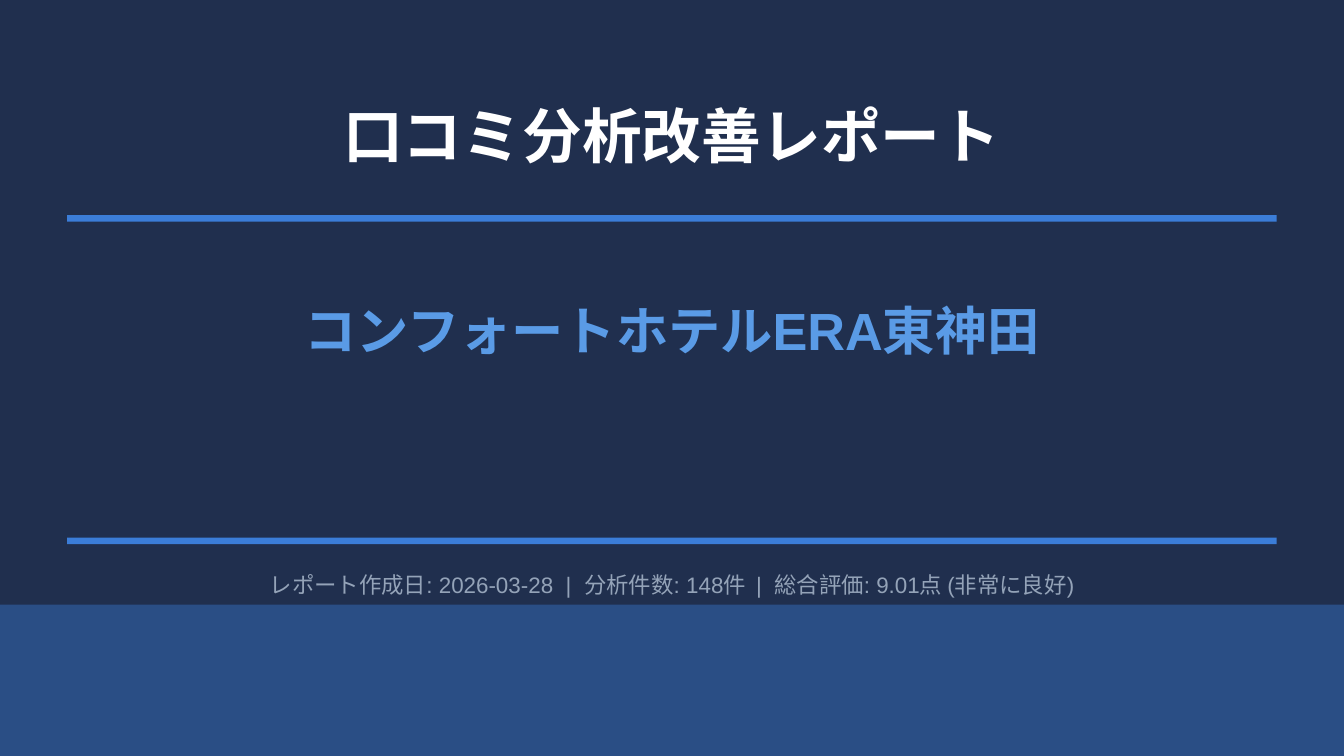
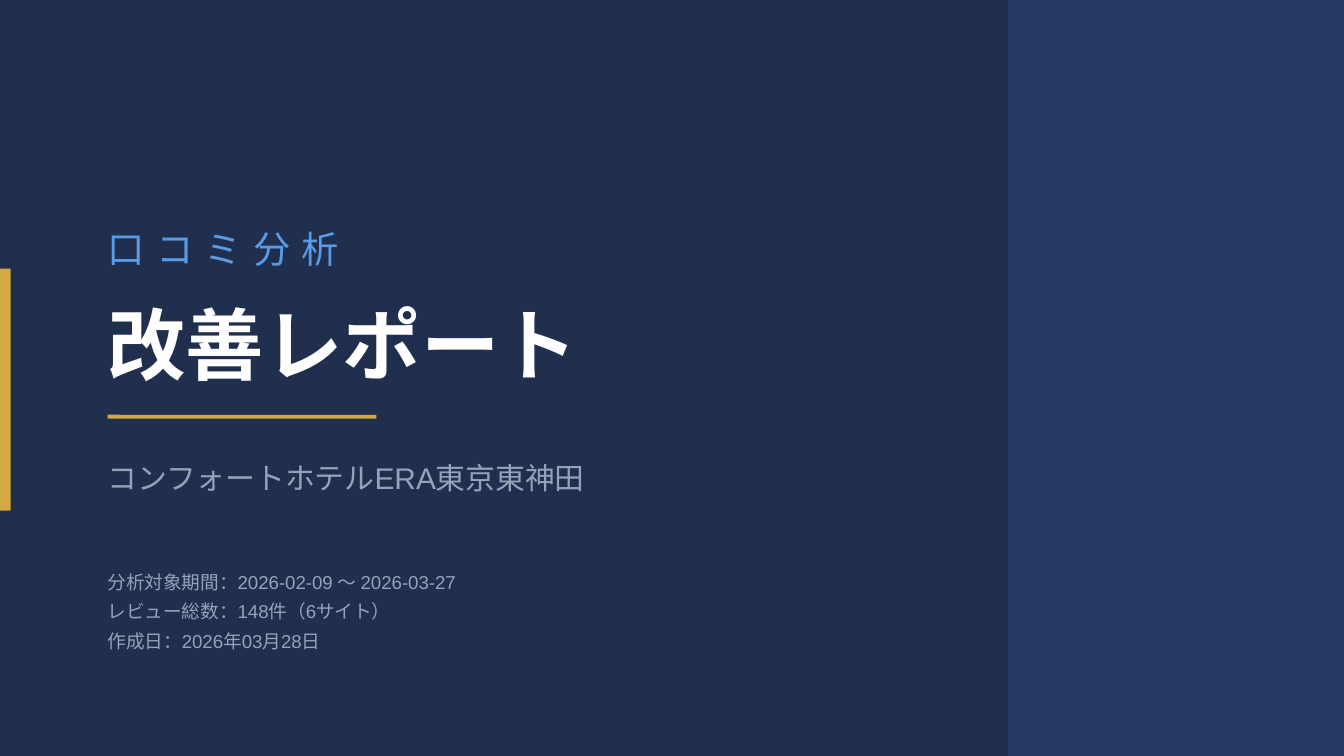
Before and after one commit to TAKAHASHIMITSUGU329/primechange-portal, a slide deck: slide 1 of 納品レポート/ホテル別レポート/comfort_era_higashikanda_口コミ分析レポート.pptx. Drawn at 1344x756 pixels with LibreOffice and Linux fonts; fonts in the diff are those of the drawing. Boxes give left, top, right and bottom in pixels: in the first picture for what was removed or moved away, otherwise in the second. Text is boxed around its words. In the diff, an @@ line names an element or a change of style, - is before the commit and + after.

```diff
--- a/納品レポート/ホテル別レポート/comfort_era_higashikanda_口コミ分析レポート.pptx
+++ b/納品レポート/ホテル別レポート/comfort_era_higashikanda_口コミ分析レポート.pptx
@@ rectangle added at [1008, 0, 1344, 755], fill #3B7DD8 at 15% opacity @@
@@ rectangle removed at [67, 215, 1277, 222] @@
@@ text at [107, 231, 339, 266]: text changed; size 32 to 20 pt; text colour #FFFFFF to #5A9BE6; bold off @@
-口コミ分析改善レポート
+口コミ分析
@@ rectangle added at [0, 269, 11, 511], fill #D4A843 @@
@@ text added at [107, 306, 578, 381], 42 pt, text #FFFFFF, bold @@
+改善レポート
@@ line added from (108, 417) to (376, 417), #D4A843 2 pt @@
@@ text at [107, 464, 584, 492]: text changed; size 28 to 16 pt; text colour #5A9BE6 to #94A3B8; bold off @@
-コンフォートホテルERA東神田
+コンフォートホテルERA東京東神田
@@ rectangle removed at [67, 538, 1277, 544] @@
@@ text at [107, 573, 456, 650]: text changed; size 12 to 10 pt @@
-レポート作成日: 2026-03-28 | 分析件数: 148件 | 総合評価: 9.01点 (非常に良好)
+分析対象期間：2026-02-09 〜 2026-03-27
+レビュー総数：148件（6サイト）
+作成日：2026年03月28日
@@ rectangle removed at [0, 605, 1344, 755] @@
```
Also in this commit, not shown: 1 other slide changed, 5 slides added, 6 slides removed, 37 other files.
